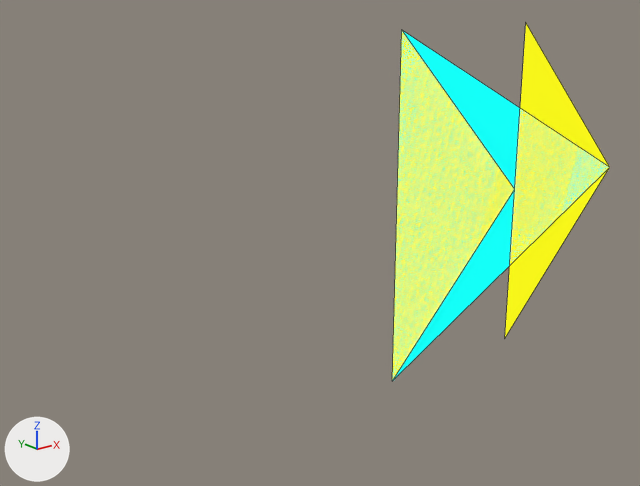
The glTF model objects/relative.glb as it was, and as the next commit left it.
Rendered twice from a camera (50 mm lens) standing at (-1.136, -1.708, 0.659) and looking at (0.322, 0.114, -0.07). The lights are fixed; the arrows at lower left show +X, +Y and +Z. Mesh edges are drawn as thin lines. Where no turn or scale is listed for an object, it has been applied to the vertices.

The first picture shows 'beat', 'sustain'.
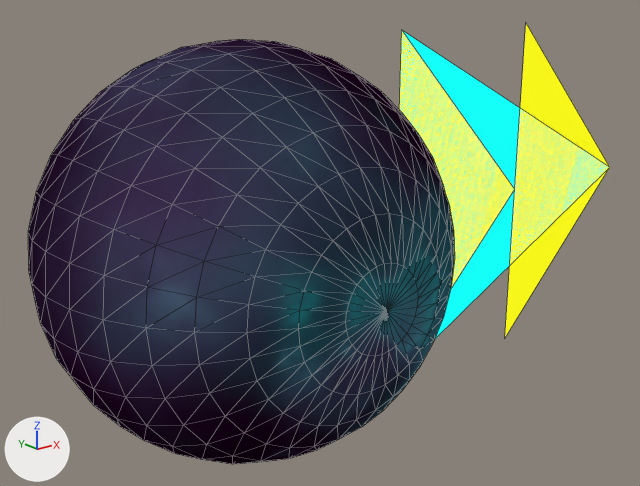
Commit message: Update geometry

What differs and where, as boxes (x1, y1, x2, y2) in the pictures (640 x 486 px):
'clouds', added
    after: (28, 39, 455, 464)

The change, as a list of edits to the scene's bpy script:
```text
Add img_bg02:
    img_bg02 = load_image('bg02', '_unpacked/bg02', 1920, 1080, 'sRGB')
Add mat_material:
    mat_material = bpy.data.materials.new('Material')
    # uses the picture img_bg02
Add me_sphere:
    me_sphere.from_pydata(...)  # a UV sphere (32 segments, 16 rings, poles along y) spanning x -0.5..0.5, y -0.5..0.5, z -0.5..0.5
    me_sphere.materials.append(mat_material)
Add ob_clouds:
    ob_clouds = bpy.data.objects.new('clouds', me_sphere)
    ob_clouds.location = (0.0, 0.0, 0.0)
```
